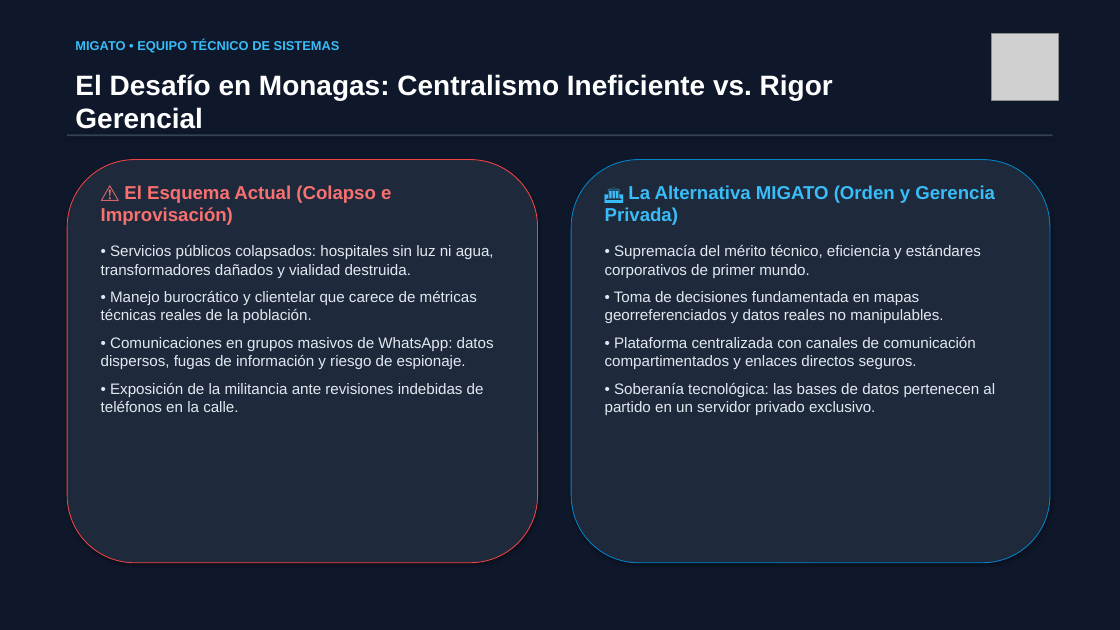
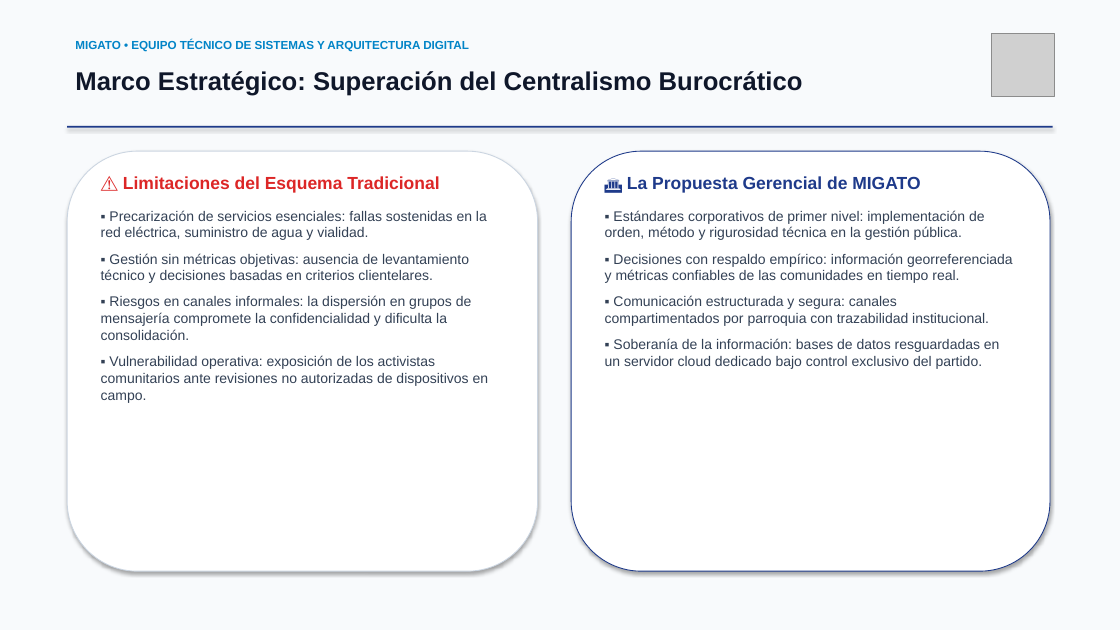
Before and after one commit to diegodona36-netizen/migato-maturin, a slide deck: slide 2 of PRESENTACION_EJECUTIVA_MIGATO_V3.pptx. Drawn at 1120x630 pixels with LibreOffice and Linux fonts; fonts in the diff are those of the drawing; grey boxes stand for pictures. Boxes give left, top, right and bottom in pixels: in the first picture for what was removed or moved away, otherwise in the second. Text is boxed around its words. In the diff, an @@ line names an element or a change of style, - is before the commit and + after.

Commit message:
refactor(slides): Rediseño completo a estilo Corporativo / Business / Gubernamental limpio (White/Navy)

```diff
--- a/PRESENTACION_EJECUTIVA_MIGATO_V3.pptx
+++ b/PRESENTACION_EJECUTIVA_MIGATO_V3.pptx
@@ rectangle at bbox=[0, 0, 1120, 630]: fill #0F172A to #F8FAFC @@
@@ text at bbox=[75, 40, 469, 52]: text changed; size 11 to 10 pt; text colour #38BDF8 to #0284C7 @@
-MIGATO • EQUIPO TÉCNICO DE SISTEMAS
+MIGATO • EQUIPO TÉCNICO DE SISTEMAS Y ARQUITECTURA DIGITAL
@@ picture: place and size @@
-picture at bbox=[991, 34, 1059, 101]
+picture at bbox=[991, 34, 1054, 97]
@@ text at bbox=[75, 71, 803, 96]: text changed; size 24 to 22 pt; text colour #FFFFFF to #0F172A @@
-El Desafío en Monagas: Centralismo Ineficiente vs. Rigor Gerencial
+Marco Estratégico: Superación del Centralismo Burocrático
@@ rectangle: place and size @@
-rectangle at bbox=[67, 134, 1053, 136]
+rectangle at bbox=[67, 126, 1053, 128]
@@ rectangle at bbox=[67, 126, 1053, 128]: fill #334155 to #1E3A8A @@
@@ rounded rectangle: place and size @@
-rounded rectangle at bbox=[67, 160, 538, 563]
+rounded rectangle at bbox=[67, 151, 538, 571]
@@ rounded rectangle at bbox=[67, 151, 538, 571]: fill #1E293B to #FFFFFF; outline #EF4444 0.75 pt to #CBD5E1 0.75 pt @@
@@ text at bbox=[101, 176, 489, 403]: text changed; size 13 to 12 pt; text colour #E2E8F0 to #334155 @@
-⚠️ El Esquema Actual (Colapso e Improvisación)
-• Servicios públicos colapsados: hospitales sin luz ni agua, transformadores dañados y vialidad destruida.
-• Manejo burocrático y clientelar que carece de métricas técnicas reales de la población.
-• Comunicaciones en grupos masivos de WhatsApp: datos dispersos, fugas de información y riesgo de espionaje.
-• Exposición de la militancia ante revisiones indebidas de teléfonos en la calle.
+⚠️ Limitaciones del Esquema Tradicional
+▪ Precarización de servicios esenciales: fallas sostenidas en la red eléctrica, suministro de agua y vialidad.
+▪ Gestión sin métricas objetivas: ausencia de levantamiento técnico y decisiones basadas en criterios clientelares.
+▪ Riesgos en canales informales: la dispersión en grupos de mensajería compromete la confidencialidad y dificulta la consolidación.
+▪ Vulnerabilidad operativa: exposición de los activistas comunitarios ante revisiones no autorizadas de dispositivos en campo.
@@ rounded rectangle: place and size @@
-rounded rectangle at bbox=[571, 160, 1050, 563]
+rounded rectangle at bbox=[571, 151, 1050, 571]
@@ rounded rectangle at bbox=[571, 151, 1050, 571]: fill #1E293B to #FFFFFF; outline #0284C7 0.75 pt to #1E3A8A 0.75 pt @@
@@ text at bbox=[605, 176, 1013, 369]: text changed; size 13 to 12 pt; text colour #E2E8F0 to #334155 @@
-🏛️ La Alternativa MIGATO (Orden y Gerencia Privada)
-• Supremacía del mérito técnico, eficiencia y estándares corporativos de primer mundo.
-• Toma de decisiones fundamentada en mapas georreferenciados y datos reales no manipulables.
-• Plataforma centralizada con canales de comunicación compartimentados y enlaces directos seguros.
-• Soberanía tecnológica: las bases de datos pertenecen al partido en un servidor privado exclusivo.
+🏛️ La Propuesta Gerencial de MIGATO
+▪ Estándares corporativos de primer nivel: implementación de orden, método y rigurosidad técnica en la gestión pública.
+▪ Decisiones con respaldo empírico: información georreferenciada y métricas confiables de las comunidades en tiempo real.
+▪ Comunicación estructurada y segura: canales compartimentados por parroquia con trazabilidad institucional.
+▪ Soberanía de la información: bases de datos resguardadas en un servidor cloud dedicado bajo control exclusivo del partido.
```
Also in this commit, not shown: 9 other slides changed, 4 other files.
